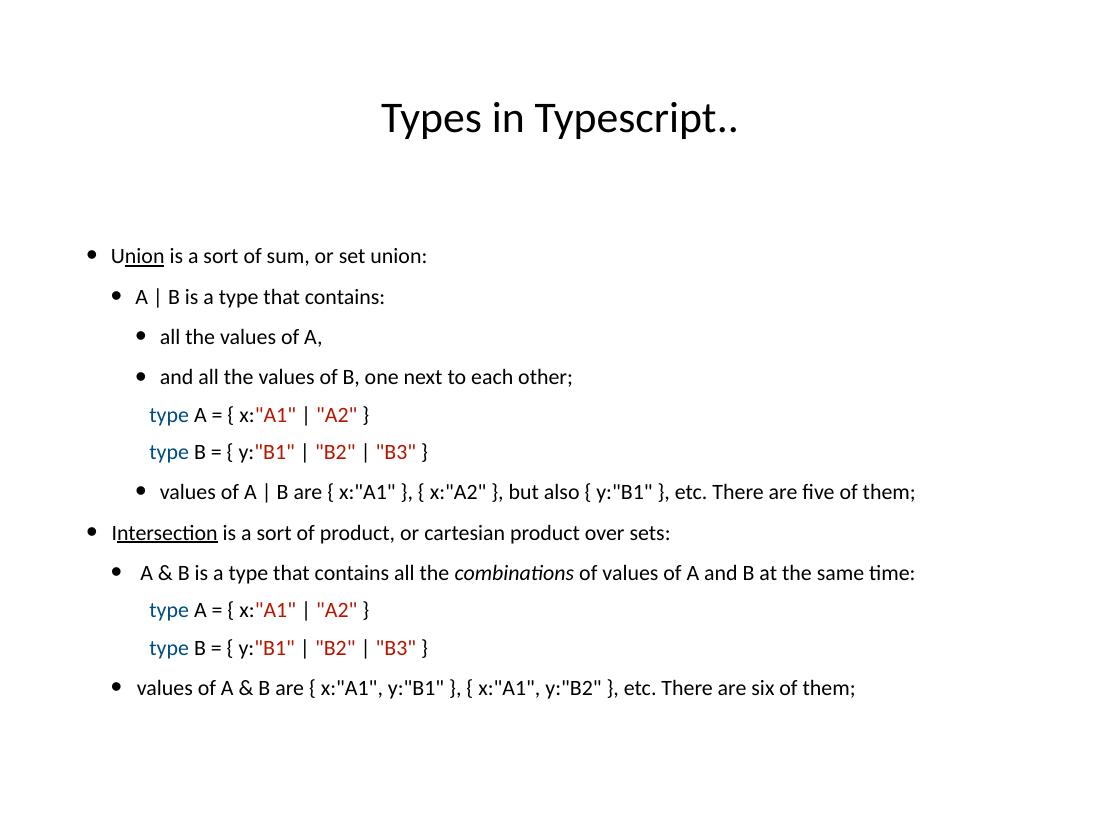
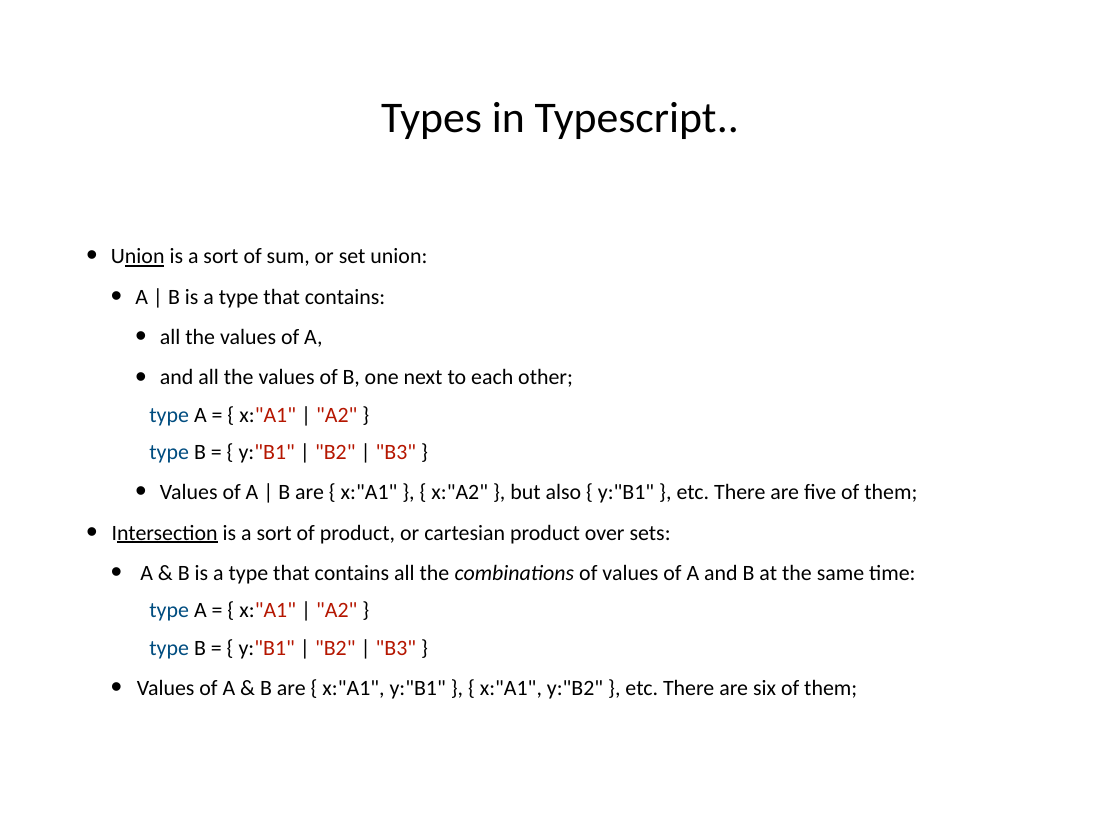
Before and after one commit to hogeschool/Development-5, a slide deck: slide 30 of Lectures/Lecture5/lesson5.pptx (slide 26 before the commit). Drawn at 1120x840 pixels with LibreOffice and Linux fonts; fonts in the diff are those of the drawing. Boxes give left, top, right and bottom in pixels: in the first picture for what was removed or moved away, otherwise in the second. Text is boxed around its words. In the diff, an @@ line names an element or a change of style, - is before the commit and + after.

```diff
--- a/Lectures/Lecture5/lesson5.pptx
+++ b/Lectures/Lecture5/lesson5.pptx
@@ text at bbox=[160, 483, 917, 503]: text changed @@
-    • values of A | B are { x:"A1" }, { x:"A2" }, but also { y:"B1" }, etc. There are five of them;
+    • Values of A | B are { x:"A1" }, { x:"A2" }, but also { y:"B1" }, etc. There are five of them;
@@ text at bbox=[137, 679, 857, 699]: text changed @@
-  • values of A & B are { x:"A1", y:"B1" }, { x:"A1", y:"B2" }, etc. There are six of them;
+  • Values of A & B are { x:"A1", y:"B1" }, { x:"A1", y:"B2" }, etc. There are six of them;
```
Also in this commit, not shown: 8 other slides changed, 13 slides added.
